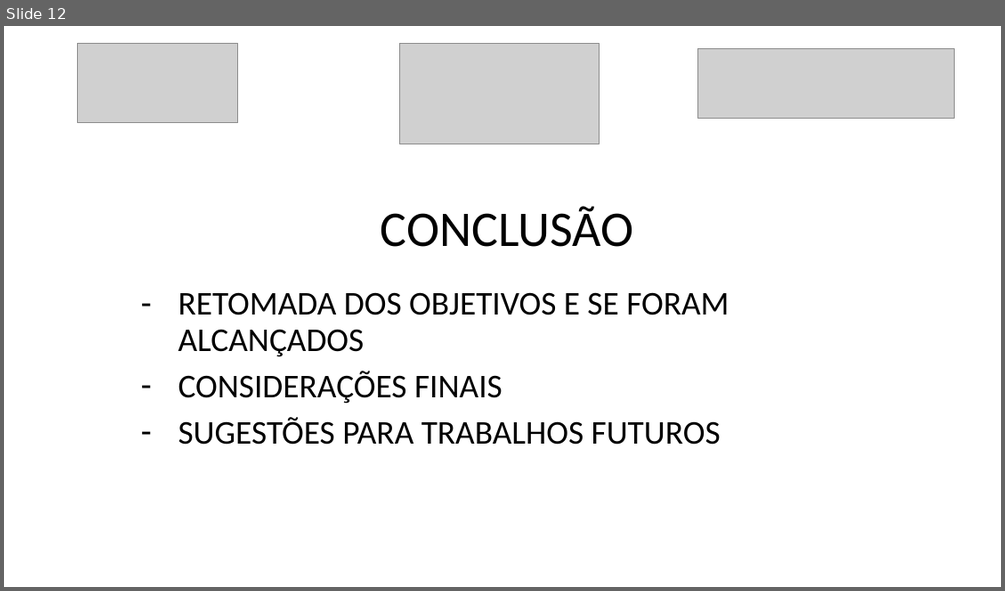
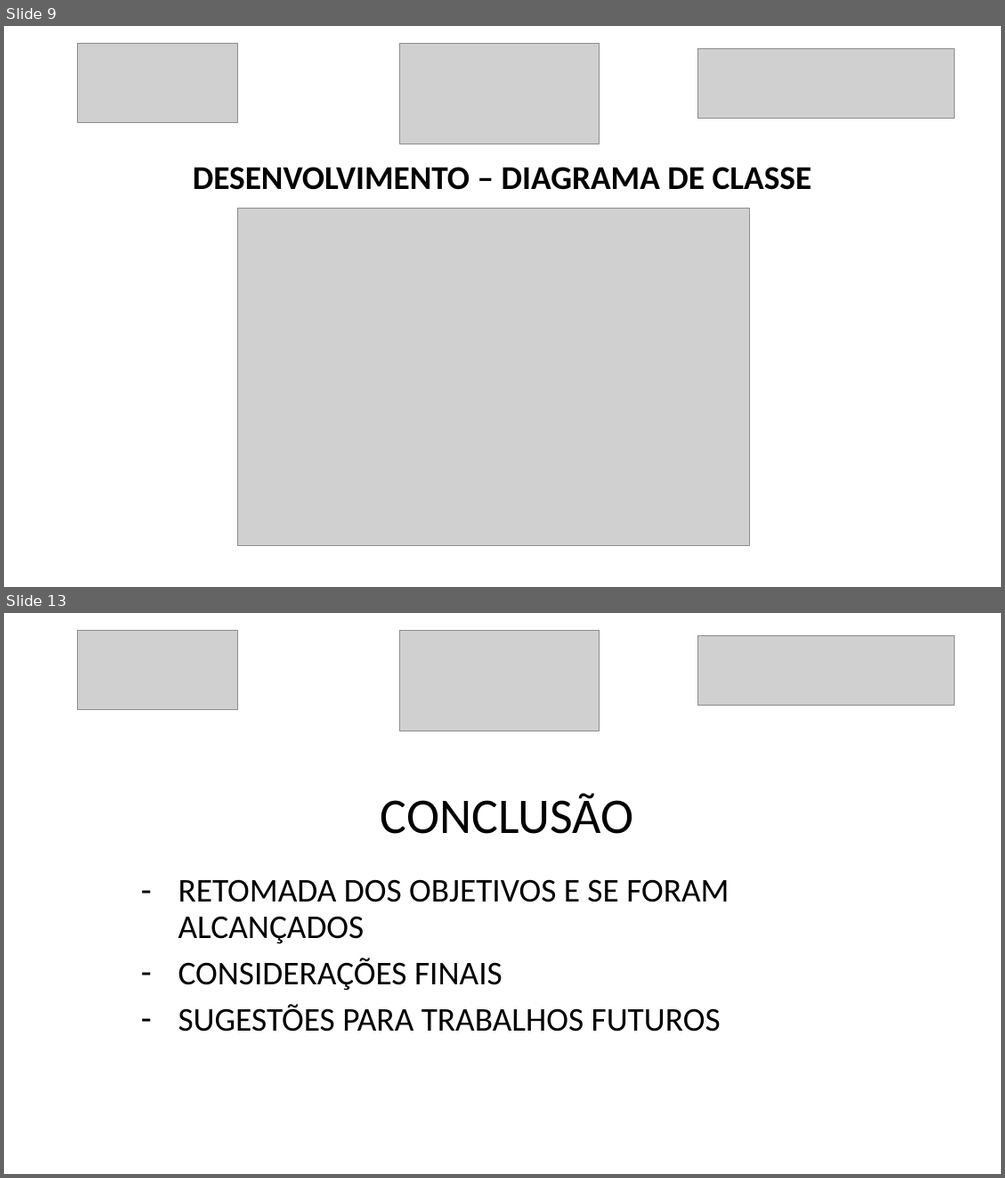
Before and after one commit to luanmenezesx/TCC-CCB, a slide deck: Modelo slides apresentação TCC.pptx. Shown one above the other, each under a label of ours: slide 12 before the commit, slides 9 and 13 after it; the slides between them are not shown. The pictures are 1005x591 and 1005x1178 pixels, drawn with LibreOffice and Linux fonts; fonts in the diff are those of the drawing; grey boxes stand for pictures. Boxes give left, top, right and bottom in pixels: in the first picture for what was removed or moved away, otherwise in the second. Text is boxed around its words. In the diff, an @@ line names an element or a change of style, - is before the commit and + after.

```diff
--- a/Modelo slides apresentação TCC.pptx
+++ b/Modelo slides apresentação TCC.pptx
@@ slide 9 added at (4, 26, 1001, 587), background #FFFFFF @@
@@ picture added at (78, 43, 238, 123) @@
@@ picture added at (399, 43, 599, 144) @@
@@ picture added at (698, 48, 955, 118) @@
@@ title added at (193, 167, 812, 190), 32 pt, text #000000, bold @@
+DESENVOLVIMENTO – DIAGRAMA DE CLASSE
@@ picture added at (238, 208, 751, 545) @@
@@ what was slide 12 is now slide 13 @@
```
Also in this commit, not shown: 10 slides changed, 1 other slide added, 1 slide removed.
